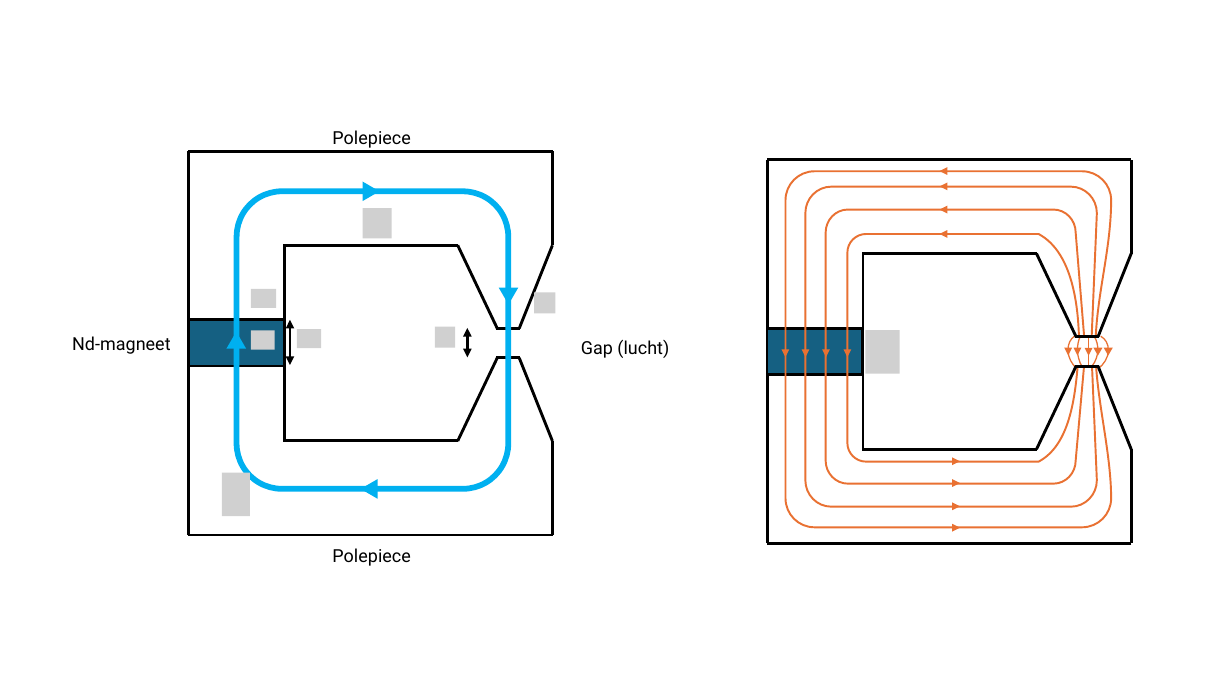
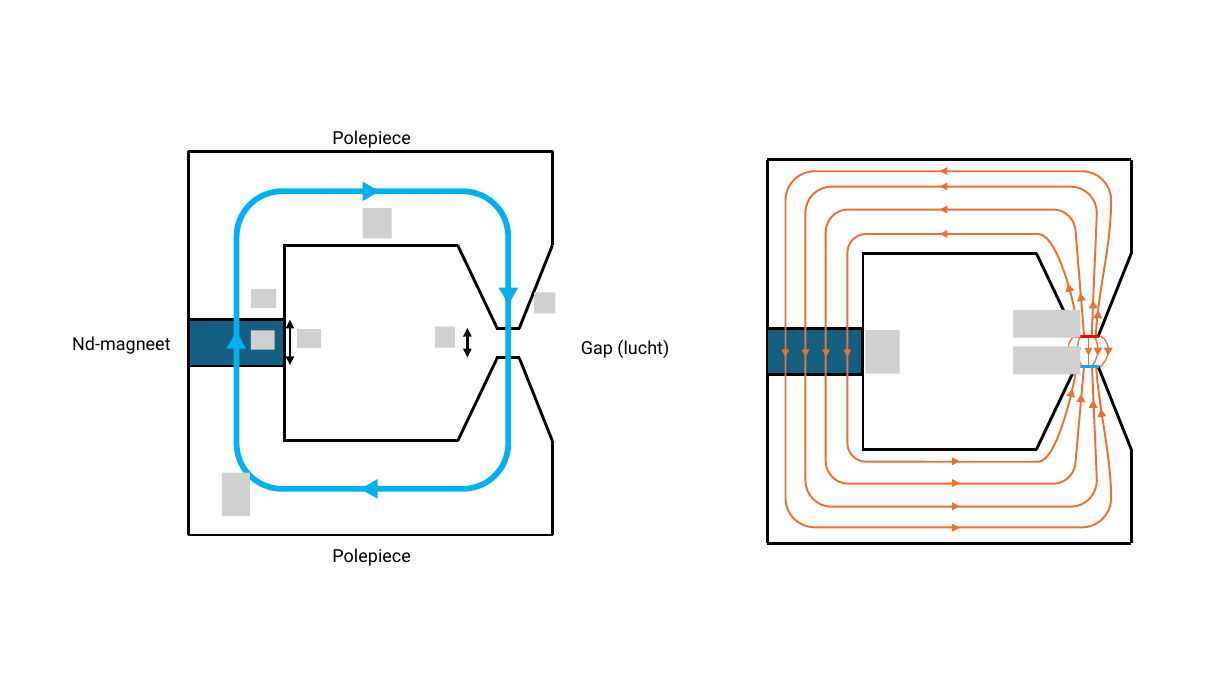
Before and after one commit to desdb6/Permanent_Magnet_Lens, a slide deck: slide 7 of report/Figures.pptx. Drawn at 1232x693 pixels with LibreOffice and Linux fonts; fonts in the diff are those of the drawing; grey boxes stand for pictures; background and template pictures are left out. Boxes give left, top, right and bottom in pixels: in the first picture for what was removed or moved away, otherwise in the second. Text is boxed around its words. In the diff, an @@ line names an element or a change of style, - is before the commit and + after.

Commit message:
ppt

```diff
--- a/report/Figures.pptx
+++ b/report/Figures.pptx
@@ freeform shape at <box>848,234,1080,462</box>: outline redrawn @@
@@ triangle added at <box>1064,283,1075,293</box>, fill #E97132 @@
@@ triangle added at <box>1076,292,1087,302</box>, fill #E97132 @@
@@ picture added at <box>1014,310,1081,337</box> @@
@@ triangle added at <box>1089,300,1098,309</box>, fill #E97132 @@
@@ triangle added at <box>1093,310,1103,319</box>, fill #E97132 @@
@@ picture added at <box>1014,347,1081,374</box> @@
@@ line (1099, 336) - (1076, 336): stroke #000000 2.25 pt to #FF0000 2.25 pt @@
@@ triangle added at <box>1067,388,1078,398</box>, fill #E97132 @@
@@ line (1099, 366) - (1076, 366): stroke #000000 2.25 pt to #00B0F0 2.25 pt @@
@@ triangle added at <box>1076,394,1086,403</box>, fill #E97132 @@
@@ triangle added at <box>1089,400,1098,409</box>, fill #E97132 @@
@@ triangle added at <box>1097,409,1107,418</box>, fill #E97132 @@
```
Also in this commit, not shown: 2 slides added, 1 slide removed.
